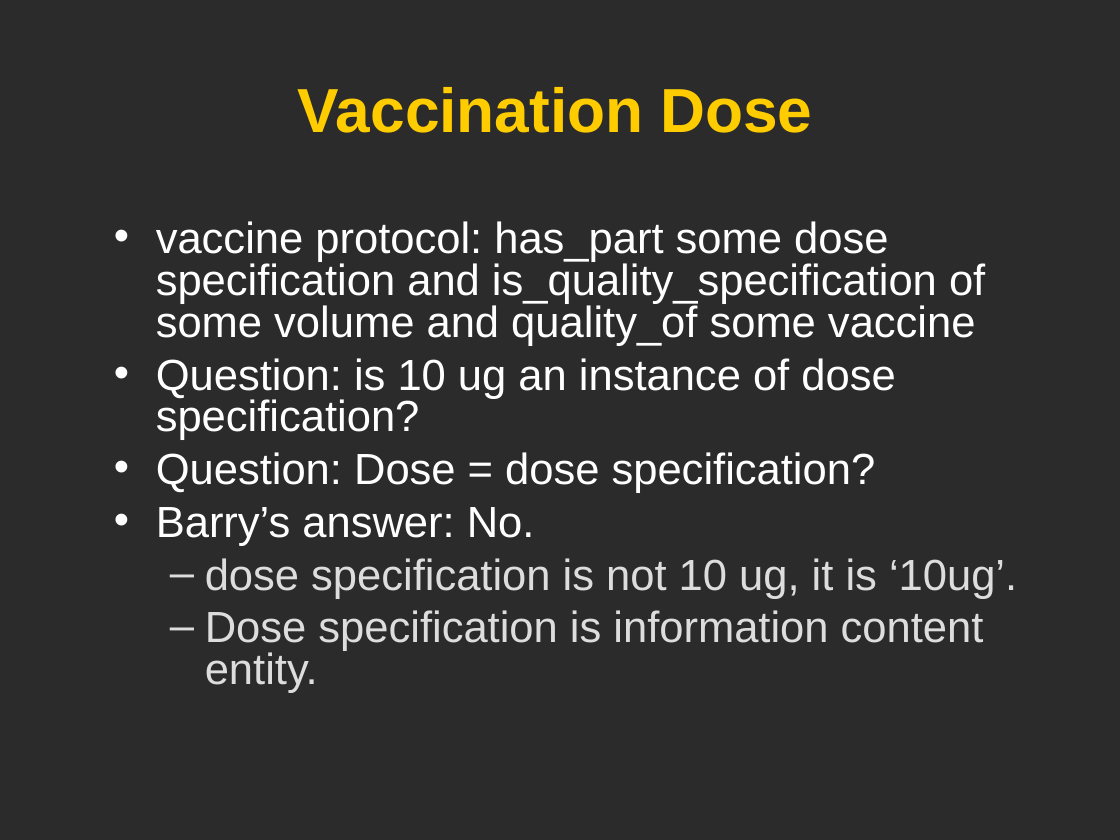
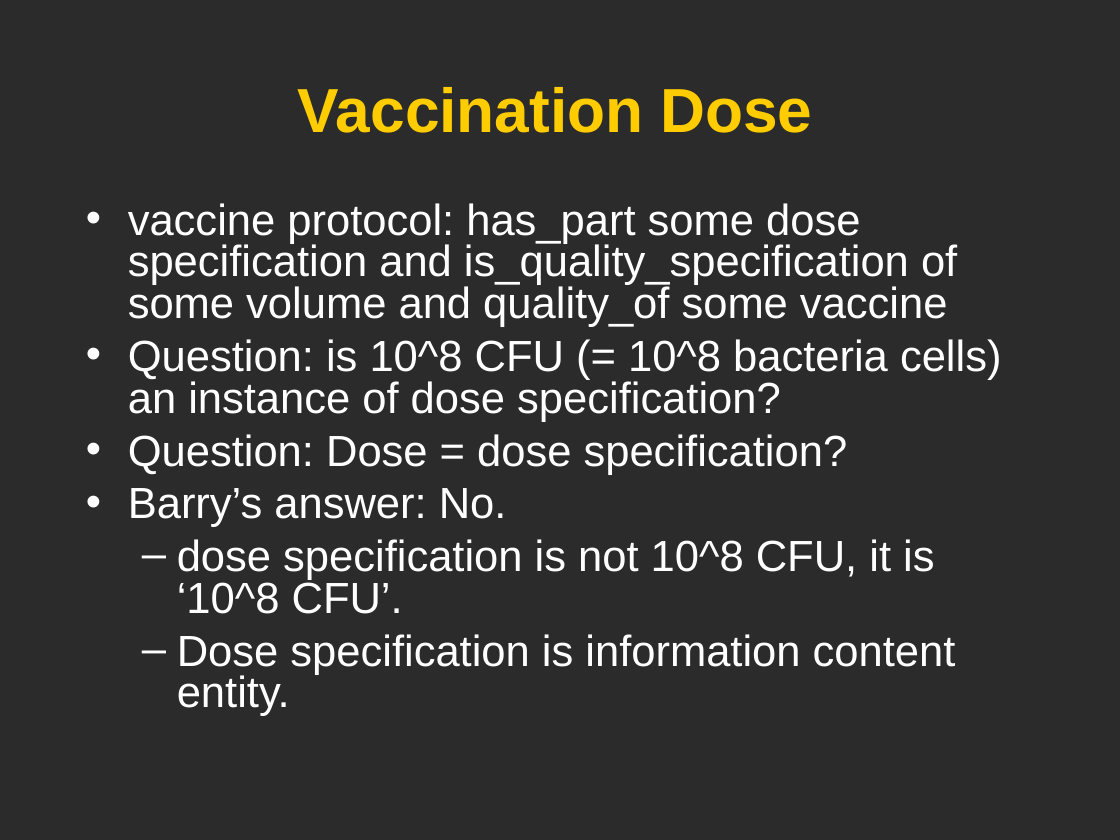
Before and after one commit to obi-ontology/obi-legacy-svn, a slide deck: slide 10 of trunk/docs/developer/use cases/Vaccine_usercase_Vancouver2010.ppt. Drawn at 1120x840 pixels with LibreOffice and Linux fonts; fonts in the diff are those of the drawing; background and template pictures are left out; a plain dark background stands for a picture behind light text. Boxes give left, top, right and bottom in pixels: in the first picture for what was removed or moved away, otherwise in the second. Text is boxed around its words. In the diff, an @@ line names an element or a change of style, - is before the commit and + after.

```diff
--- a/trunk/docs/developer/use cases/Vaccine_usercase_Vancouver2010.ppt
+++ b/trunk/docs/developer/use cases/Vaccine_usercase_Vancouver2010.ppt
@@ text "vaccine protocol: has_part some dose ...": place and size @@
-text "vaccine protocol: has_part some dose ..." at bbox=[156, 221, 1017, 693]
+text "vaccine protocol: has_part some dose ..." at bbox=[128, 203, 1002, 716]
@@ text at bbox=[128, 339, 1002, 422]: text changed @@
-• Question: is 10 ug an instance of dose specification?
+• Question: is 10^8 CFU (= 10^8 bacteria cells) an instance of dose specification?
@@ text at bbox=[177, 539, 934, 614]: text changed; text colour #DDDDDD to #FFFFFF @@
-  – dose specification is not 10 ug, it is ‘10ug’.
+  – dose specification is not 10^8 CFU, it is ‘10^8 CFU’.
@@ text at bbox=[177, 634, 956, 716]: text colour #DDDDDD to #FFFFFF in "Dose specification is information content entity."; bullet colour #DDDDDD to #FFFFFF @@
```
Also in this commit, not shown: 8 other slides changed.
